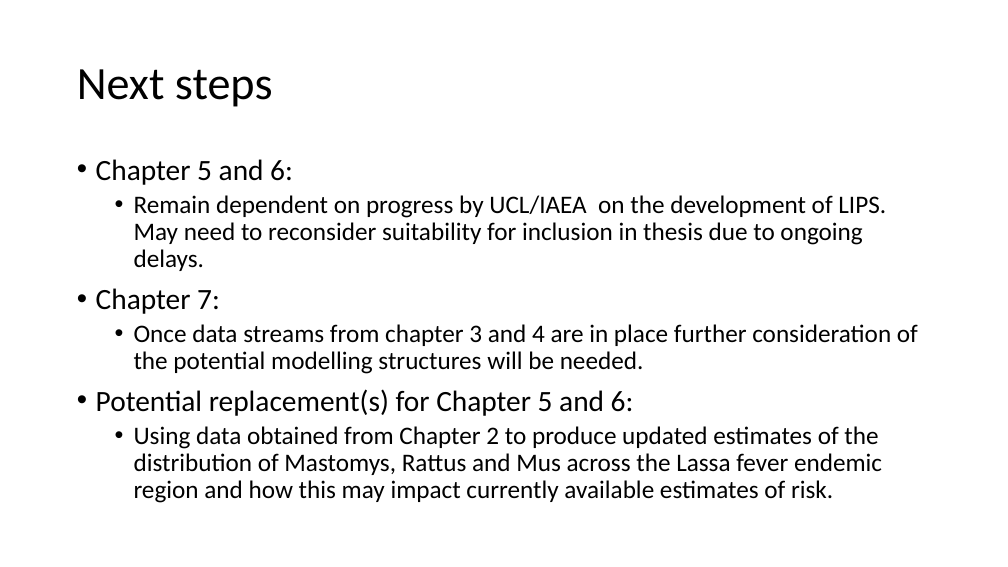
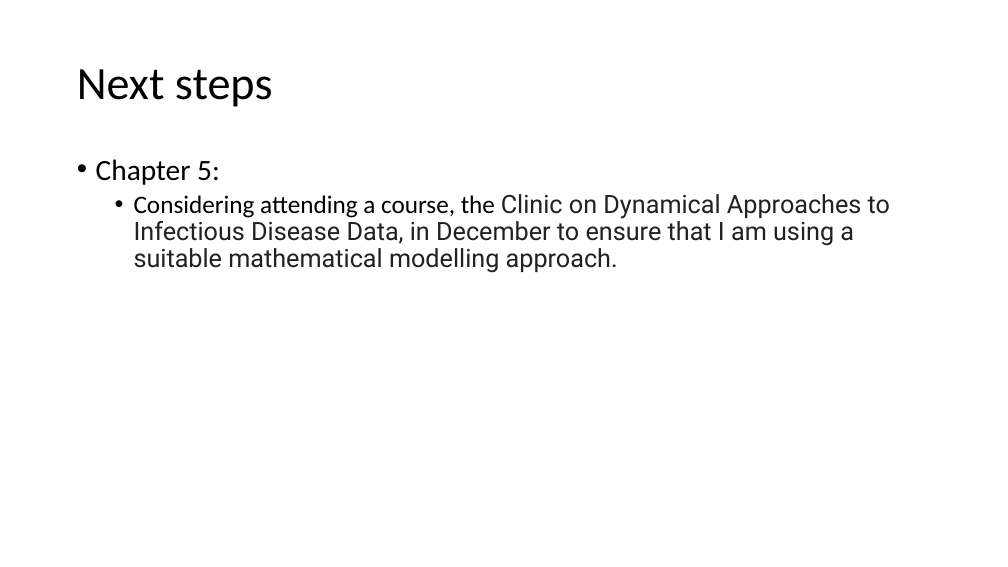
Before and after one commit to DidDrog11/phd_project, a slide deck: slide 14 of reports/supervisor_meeting_update/meeting_presentation_2022-10-27.pptx (slide 13 before the commit). Drawn at 1008x567 pixels with LibreOffice and Linux fonts; fonts in the diff are those of the drawing. Boxes give left, top, right and bottom in pixels: in the first picture for what was removed or moved away, otherwise in the second. Text is boxed around its words. In the diff, an @@ line names an element or a change of style, - is before the commit and + after.

```diff
--- a/reports/supervisor_meeting_update/meeting_presentation_2022-10-27.pptx
+++ b/reports/supervisor_meeting_update/meeting_presentation_2022-10-27.pptx
@@ text at (96, 159, 890, 273): text changed; font Calibri to Roboto; text colour #000000 to #202124 @@
-• Chapter 5 and 6:
-  • Remain dependent on progress by UCL/IAEA on the development of LIPS. May need to reconsider suitability for inclusion in thesis due to ongoing delays.
-• Chapter 7:
-  • Once data streams from chapter 3 and 4 are in place further consideration of the potential modelling structures will be needed.
-• Potential replacement(s) for Chapter 5 and 6:
-  • Using data obtained from Chapter 2 to produce updated estimates of the distribution of Mastomys, Rattus and Mus across the Lassa fever endemic region and how this may impact currently available estimates of risk.
+• Chapter 5:
+  • Considering attending a course, the Clinic on Dynamical Approaches to Infectious Disease Data, in December to ensure that I am using a suitable mathematical modelling approach.
```
Also in this commit, not shown: 4 other slides changed, 3 slides added, 2 slides removed, 19 other files.
